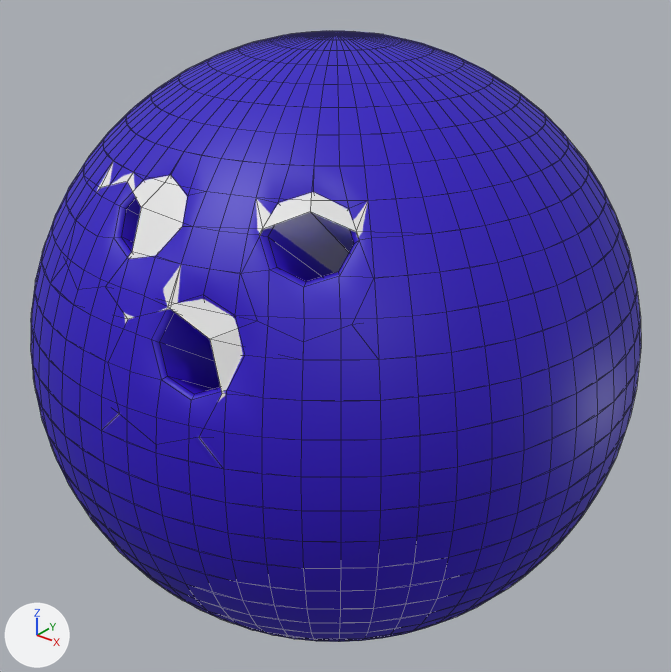
An edit to the FBX model Assets/BowlingBall.fbx, drawn before and after from the same camera.
One viewpoint serves both versions: a camera (50 mm lens) standing at (1.804, -2.256, 1.399) and looking at (-0.001, 0.0, 0.001). Arrows for +X, +Y and +Z are at lower left; the lights stay in place. Mesh edges are drawn as thin lines.

The older version as bpy lines, for what is in view:
```python
me_sphere_003 = bpy.data.meshes.new('Sphere.003')
me_sphere_003.from_pydata(...)  # 2034 vertices, 2096 faces; spans x -1.0..1.0, y -1.0..1.0, z -1.0..1.0
me_sphere_003.materials.append(mat_material)  # blue #2c00c4
me_sphere_004 = bpy.data.meshes.new('Sphere.004')
me_sphere_004.from_pydata(...)  # 1018 vertices, 1048 faces; spans x -1.0..1.0, y -1.0..1.0, z -1.0..1.0
ob_sphere = bpy.data.objects.new('Sphere', me_sphere_003)
ob_sphere.location = (0.0, 0.0, 0.0)
ob_sphere_001 = bpy.data.objects.new('Sphere.001', me_sphere_004)
ob_sphere_001.location = (0.0, 0.0, 0.0)
```
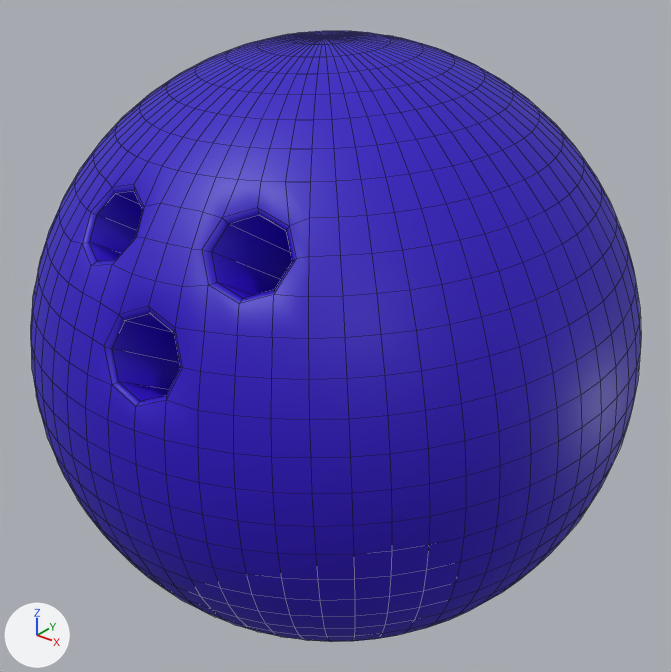
Changed parts and their boxes (x1, y1, x2, y2) in the pictures (671 x 672 px):
'Sphere', turned
    both: (31, 31, 641, 642)
'Sphere.001', deleted
    before: (97, 33, 368, 464)

Patch to the scene script:
```diff
--- a/Assets/BowlingBall.fbx.py
+++ b/Assets/BowlingBall.fbx.py
@@ ob_sphere @@
 ob_sphere.location = (0.0, 0.0, 0.0)
+ob_sphere.rotation_euler = (0.0557, 0.00938, -0.167)  # degrees (3.2, 0.5, -9.6)
@@ ob_sphere_001 @@
-ob_sphere_001 = bpy.data.objects.new('Sphere.001', me_sphere_004)
-ob_sphere_001.location = (0.0, 0.0, 0.0)
```
